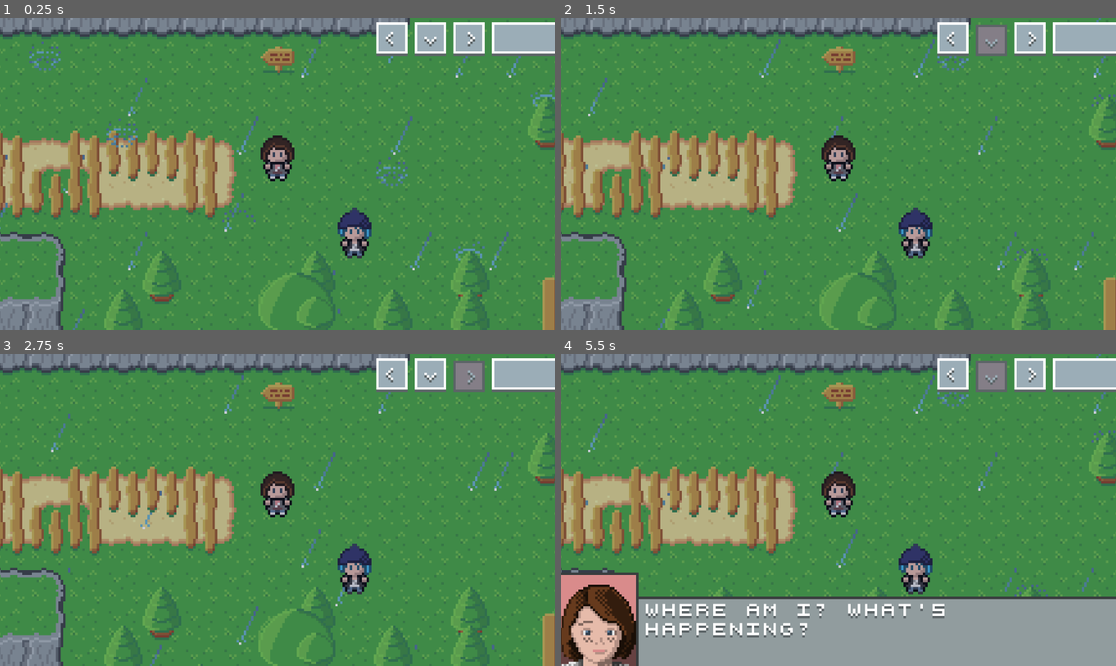
Above: before the commit, frames 1-4 (two rows, left to right).
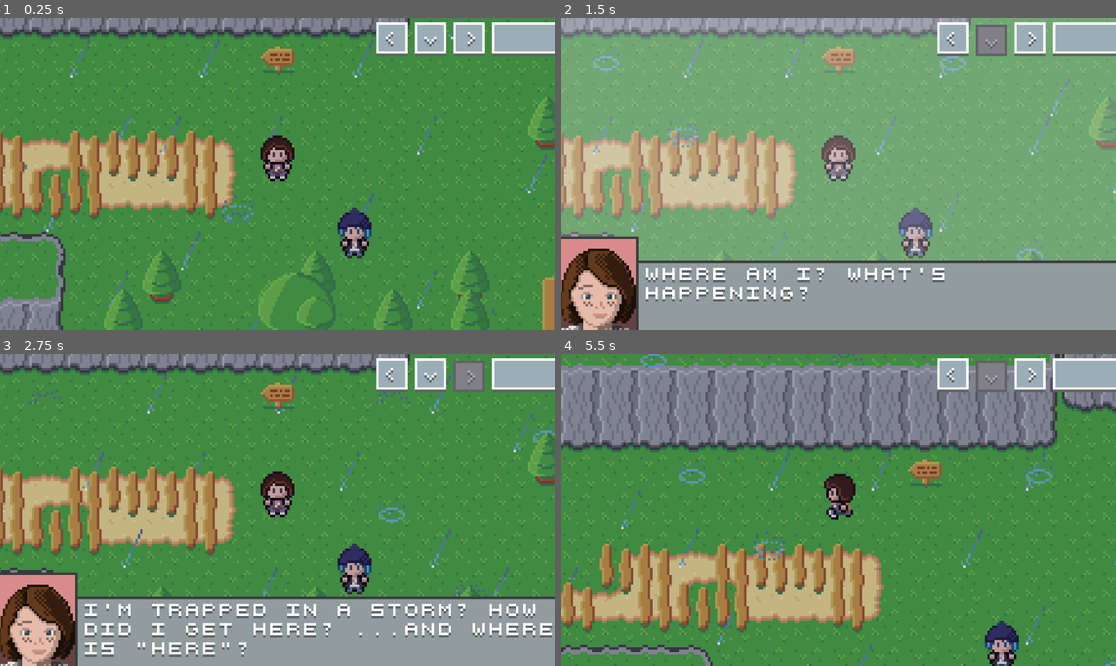
Above: after the commit, the same moments.

Repository: minkezhang/lis
Game: Godot game, scene res://scenes/level/level.tscn
Two runs of this game, one before a commit and one after it. Both use one fixed random seed, a clock stepped at 60 frames per second and the inputs below. The project has no main scene, so this scene is started directly.
Inputs:
- Up to frame 1 (0.25 s): no input
- Up to frame 2 (1.5 s): tap Enter (ui_accept) at 0.5, 0.77 s; hold Right (ui_right) 0.53-1.28 s; hold Down (ui_down) from 1.28 s (still down)
- Up to frame 3 (2.75 s): tap Enter (ui_accept) at 1.52 s; release Down (ui_down) at 2.03 s; hold Right (ui_right) from 2.03 s (still down)
- Up to frame 4 (5.5 s): release Right (ui_right) at 2.78 s; hold Up (ui_up) 2.78-3.53 s; tap Enter (ui_accept) at 3.02, 3.77, 4.52 s; hold Left (ui_left) 3.53-5.03 s; hold Down (ui_down) from 5.03 s (still down)

The runs differ from the first frame. In frame 1, 2.0% of the frame differs, in the area x 0-100%, y 0-100%; in frame 2, 97%; in frame 3, 25%; in frame 4, 70%.

Commit message:
Refactor Workflow / Events

Diff:
--- a/lib/event.gd
+++ /dev/null
@@ -1,87 +0,0 @@
-extends Object
-
-const _libuuid = preload('res://lib/uuid.gd')
-const _libdialog = preload('res://lib/dialog.gd')
-
-
-class Event extends _libuuid.UUID:
-	var _next: Event
-
-	var _f: Callable
-
-	var _singleton: bool
-	var _executed: bool
-
-	func _init(f: Callable, singleton: bool = true):
-		_f = f
-		_singleton = singleton
-
-	# In order to chain an event, the _next node must be synchronous.
-	# TODO(minkezhang): Consider enforcing a E.new(F) pattern, where
-	#
-	# class F:
-	#   signal done
-	#   func execute():
-	#     assert(false, "unimplemented")
-	#
-	# Custom logic must implement the F.execute() method and therefore explicitly
-	# consider when F.done.emit() should be called. E.execute() will await on
-	# F.done() before calling _next.
-	#
-	# This is probably overengineered unless a lot more events need to be added.
-	func chain(e: Event) -> Event:
-		if _next == null:
-			_next = e
-		else:
-			_next.chain(e)
-		return self
-
-	func execute():
-		if _singleton and _executed:
-			return
-
-		_executed = true
-
-		if _next == null:
-			_f.call()
-			return
-
-		await _f.call()
-		_next.execute()
-
-
-class TimerEvent extends Event:
-	func _init(n: Node, time_sec: float, singleton: bool = true):
-		super(func(): await n.get_tree().create_timer(time_sec).timeout, singleton)
-
-
-class EmitEvent extends Event:
-	func _init(eid: String, singleton: bool = true):
-		super(func(): SignalBus.event_triggered.emit(eid), singleton)
-
-
-class _DialogHelper:
-	var _l: _libdialog.Line
-	var _n: Node
-	signal _eof
-
-	func _init(l: _libdialog.Line, n: Node):
-		_l = l
-		_n = n
-
-	func run():
-		var _h = func(lid: String):
-			if lid == _l.uuid():
-				_eof.emit()
-		SignalBus.eof_reached.connect(_h)
-
-		_n.set_dialog(_l)
-
-		await _eof
-
-		SignalBus.eof_reached.disconnect(_h)
-
-
-class DialogEvent extends Event:
-	func _init(l: _libdialog.Line, n: Node):
-		super(func(): await _DialogHelper.new(l, n).run(), true)
--- /dev/null
+++ b/lib/event/event.gd
@@ -0,0 +1,62 @@
+extends Object
+
+const _libuuid = preload('res://lib/uuid.gd')
+const _libdialog = preload('res://lib/dialog.gd')
+const _libworkload = preload('res://lib/event/workload.gd')
+
+
+class Event extends _libuuid.UUID:
+	var _next: Event
+
+	var _f: _libworkload.W
+
+	var _singleton: bool
+	var _executed: bool
+
+	signal done
+
+	func _init(f: _libworkload.W, singleton: bool = true):
+		_f = f
+		_singleton = singleton
+
+	# In order to chain an event, the _next node must be synchronous.
+	func chain(e: Event) -> Event:
+		if _next == null:
+			_next = e
+		else:
+			_next.chain(e)
+		return self
+
+	func execute():
+		if _singleton and _executed:
+			return
+
+		_executed = true
+
+		_f.execute()
+		await _f.done
+
+		if _next != null:
+			_next.execute()
+			await _next.done
+
+		done.emit()
+
+
+static func E(f: Callable, singleton: bool = true) -> Event:
+	return Event.new(_libworkload.F(f), singleton)
+
+
+class TimerEvent extends Event:
+	func _init(n: Node, time_sec: float, singleton: bool = true):
+		super(_libworkload.T.new(n, time_sec), singleton)
+
+
+class EmitEvent extends Event:
+	func _init(eid: String, singleton: bool = true):
+		super(_libworkload.EventEmitter.new(eid), singleton)
+
+
+class DialogEvent extends Event:
+	func _init(l: _libdialog.Line, n: Node):
+		super(_libworkload.DialogRenderer.new(n, l), true)
--- /dev/null
+++ b/lib/event/workload.gd
@@ -0,0 +1,89 @@
+extends Object
+
+const _libdialog = preload('res://lib/dialog.gd')
+
+
+class W:
+	signal done
+
+	func execute():
+		assert(false, 'unimplemented Function.execute() method')
+
+
+class _F extends W:
+	var _f: Callable
+
+	func _init(f: Callable):
+		_f = f
+
+	func execute():
+		await _f.call()
+		done.emit()
+
+
+static func F(f: Callable):
+	return _F.new(f)
+
+
+class T extends _F:
+	func _init(n: Node, time_sec: float):
+		super(func(): await n.get_tree().create_timer(time_sec).timeout)
+
+
+class EventEmitter extends _F:
+	func _init(eid: String):
+		super(func(): SignalBus.event_triggered.emit(eid))
+
+
+class AnimatorConfig:
+	var _property: String
+	var _value: Variant
+	var _duration: float
+
+	func _init(p: String, v: Variant, d: float):
+		_property = p
+		_value = v
+		_duration = d
+
+
+class DialogRenderer extends W:
+	var _l: _libdialog.Line
+	var _n: Node
+
+	func _init(n: Node, l: _libdialog.Line):
+		_n = n
+		_l = l
+
+	func execute():
+		var _h = func(lid: String):
+			if lid == _l.uuid():
+				done.emit()
+
+		SignalBus.eof_reached.connect(_h)
+
+		_n.set_dialog(_l)
+		await done
+
+		SignalBus.eof_reached.disconnect(_h)
+
+
+class Animator extends W:
+	var _n: Node
+	var _animations: Array
+
+	func _init(n: Node, animations: Array):
+		_n = n
+		_animations = animations
+
+	func _execute_helper(animations: Array):
+		if not animations.size():
+			done.emit()
+			return
+
+		var a = animations.pop_front()
+		var t = _n.get_tree().create_tween()
+		t.tween_property(_n, a._property, a._value, a._duration)
+		t.tween_callback(func(): _execute_helper(animations))
+
+	func execute():
+		_execute_helper(_animations)
--- a/lib/signal_bus.gd
+++ b/lib/signal_bus.gd
@@ -10,7 +10,7 @@
 
 const _libgeo = preload('res://lib/geo.gd')
 const _libcontroller = preload('res://lib/controller.gd')
-const _libevent = preload('res://lib/event.gd')
+const _libevent = preload('res://lib/event/event.gd')
 const _libdialog = preload('res://lib/dialog.gd')
 
 
--- a/scenes/character/max/max.gd
+++ b/scenes/character/max/max.gd
@@ -6,4 +6,4 @@
 
 	SignalBus.move_requested.connect(
 		func(o: _libgeo.Orientation): path_queue.enqueue(o)
-)
+	)
--- a/scenes/level/level.gd
+++ b/scenes/level/level.gd
@@ -3,8 +3,8 @@
 const _libscript = preload('res://lib/script.gd')
 const _libgeo = preload('res://lib/geo.gd')
 const _libcontroller = preload('res://lib/controller.gd')
-const _libevent = preload('res://lib/event.gd')
-
+const _libevent = preload('res://lib/event/event.gd')
+const _libworkload = preload('res://lib/event/workload.gd')
 
 var _EVENT_TRIGGERED_HANDLER_LOOKUP = {}
 var _TARGET_REACHED_HANDLER_LOOKUP = {}
@@ -42,10 +42,10 @@
 
 	_EVENT_TRIGGERED_HANDLER_LOOKUP = {
 		'LEVEL_LOADED': [
-			_libevent.Event.new(func(): SignalBus.signal_handlers_installed.emit()),
+			_libevent.E(func(): SignalBus.signal_handlers_installed.emit()),
 		],
 		'START_TIMER': [
-			_libevent.TimerEvent.new(self, 5.0).chain(
+			_libevent.TimerEvent.new(self, 1.0).chain(
 				_libevent.EmitEvent.new('START_DIALOG'),
 			),
 		],
@@ -56,13 +56,27 @@
 			).chain(
 				# TODO(minkezhang): Set default controller config to MENU.
 				_libevent.Event.new(
-					func(): SignalBus.enable_controller_mode_requested.emit(
-						_libcontroller.ControllerMode.MOVE
-					)
+					_libworkload.F(
+						func(): SignalBus.enable_controller_mode_requested.emit(
+							_libcontroller.ControllerMode.MOVE
+						),
+					),
 				),
 			).chain(
 				_libevent.EmitEvent.new('EOF:FOREST:MAX:00'),
 			),
+			_libevent.Event.new(_libworkload.Animator.new(
+				$Map/Environment/Ambient,
+				[
+					_libworkload.AnimatorConfig.new('color', Color(0xfffffffff), 0.05),
+					_libworkload.AnimatorConfig.new('color', Color(0xfffffff88), 0.25),
+					_libworkload.AnimatorConfig.new(
+						'color',
+						$Map/Environment/Ambient._COLORS[$Map/Environment/Ambient.mode],
+						0.5,
+					),
+				]
+			)),
 		],
 		'EOF:FOREST:MAX:00': [
 			_libevent.DialogEvent.new(
--- /dev/null
+++ b/scenes/level/overworld/map/ambient.gd
@@ -0,0 +1,16 @@
+extends ColorRect
+
+@export var mode: Mode
+
+enum Mode { NEUTRAL, SUNLIGHT, STORM }
+const _COLORS = {
+	Mode.STORM: Color(0x30115930),
+	Mode.NEUTRAL: Color(0xffffff00),
+	Mode.SUNLIGHT: Color(0xd4b13530),
+}
+
+
+func _ready():
+	# This spans the entire screen, not just the viewport.
+	size = get_tree().get_root().size
+	color = _COLORS[mode]
--- a/scenes/level/overworld/map/map.tscn
+++ b/scenes/level/overworld/map/map.tscn
@@ -2,12 +2,12 @@
 
 [ext_resource type="Script" path="res://scenes/level/overworld/map/map.gd" id="1_w0cgk"]
 [ext_resource type="Texture2D" uid="uid://c0holyctlv0og" path="res://scenes/level/overworld/map/assets/terrain.png" id="2_b4jic"]
-[ext_resource type="Script" path="res://scenes/level/overworld/map/night.gd" id="2_kbkmg"]
 [ext_resource type="Texture2D" uid="uid://byvngl2lcwemh" path="res://scenes/level/overworld/map/assets/rain.png" id="3_b8cwf"]
 [ext_resource type="PackedScene" uid="uid://di7d2i5j3myww" path="res://scenes/character/max/max.tscn" id="3_d146q"]
 [ext_resource type="Texture2D" uid="uid://bd1kp4xxp0n26" path="res://scenes/level/overworld/map/assets/puddle.png" id="4_aj8ro"]
 [ext_resource type="Texture2D" uid="uid://crwd40pehy5rq" path="res://scenes/level/overworld/map/assets/pathing.png" id="4_vr8sl"]
 [ext_resource type="Script" path="res://scenes/level/overworld/map/obstacles.gd" id="5_q02i5"]
+[ext_resource type="Script" path="res://scenes/level/overworld/map/ambient.gd" id="5_vyxyu"]
 [ext_resource type="PackedScene" uid="uid://hr48qut5jo31" path="res://scenes/character/chloe/chloe.tscn" id="6_rhyh0"]
 
 [sub_resource type="TileSetAtlasSource" id="TileSetAtlasSource_6f3pr"]
@@ -329,15 +329,6 @@
 [node name="Map" type="Node2D"]
 script = ExtResource("1_w0cgk")
 
-[node name="Night" type="ColorRect" parent="."]
-z_index = 5
-offset_left = -8.0
-offset_top = -264.0
-offset_right = 920.0
-offset_bottom = 664.0
-color = Color(0.184314, 0.219608, 0.4, 0.25098)
-script = ExtResource("2_kbkmg")
-
 [node name="World" type="TileMap" parent="."]
 y_sort_enabled = true
 tile_set = SubResource("TileSet_6t5yh")
@@ -369,6 +360,12 @@
 layer_0/y_sort_origin = 3
 layer_0/tile_data = PackedInt32Array(458754, 1, 0, 458755, 1, 0, 393218, 1, 0, 524290, 1, 0, 393216, 1, 0, 458752, 1, 0 …(2623 unchanged characters)…
 
+[node name="Ambient" type="ColorRect" parent="Environment"]
+z_index = 5
+color = Color(0.188235, 0.0666667, 0.34902, 0.188235)
+script = ExtResource("5_vyxyu")
+mode = 2
+
 [node name="Obstacles" type="TileMap" parent="."]
 z_index = 100
 tile_set = SubResource("TileSet_cdcdt")
--- a/scenes/level/overworld/map/night.gd
+++ /dev/null
@@ -1,14 +0,0 @@
-extends ColorRect
-
-
-func _size_changed_handler():
-	pass
-
-# Called when the node enters the scene tree for the first time.
-func _ready():
-	pass # Replace with function body.
-
-
-# Called every frame. 'delta' is the elapsed time since the previous frame.
-func _process(delta):
-	pass
--- a/tests/event_test.gd
+++ b/tests/event_test.gd
@@ -3,14 +3,15 @@
 # https://github.com/godotengine/godot/issues/86032 for more information.
 class_name _EventTest
 
-const _libevent = preload('res://lib/event.gd')
+const _libevent = preload('res://lib/event/event.gd')
+const _libworkload = preload('res://lib/event/workload.gd')
 const _libframework = preload('res://tests/framework/framework.gd')
 
 class E extends _libevent.Event:
 	var _eid: String
 
 	func _init(eid: String):
-		super(func(): return)
+		super(_libworkload.F(func(): return))
 		_eid = eid
 	func _cmp(other: E) -> bool:
 		if other == null:
@@ -75,8 +76,8 @@
 			_timer['b'] = Time.get_ticks_usec()
 			_done.emit()
 
-		var a = _libevent.Event.new(_af).chain(
-			_libevent.Event.new(_bf),
+		var a = _libevent.Event.new(_libworkload.F(_af)).chain(
+			_libevent.Event.new(_libworkload.F(_bf)),
 		)
 
 		a.execute()
Binary file changed: scenes/level/overworld/map/assets/terrain.aseprite
